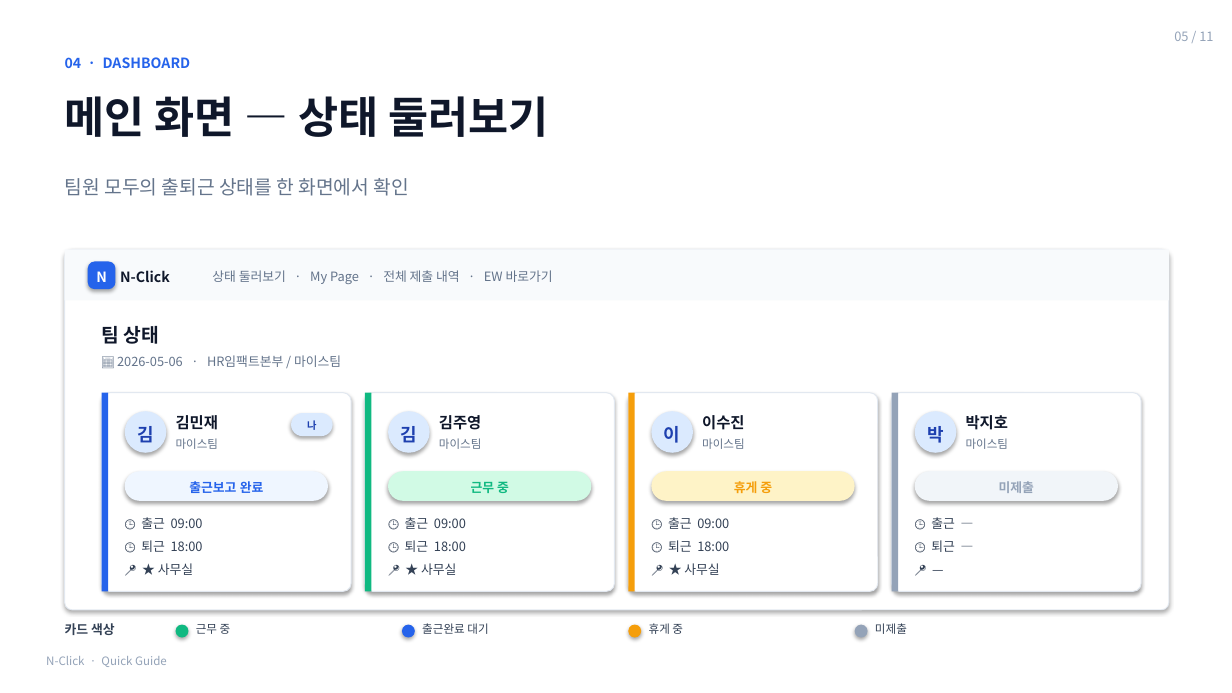
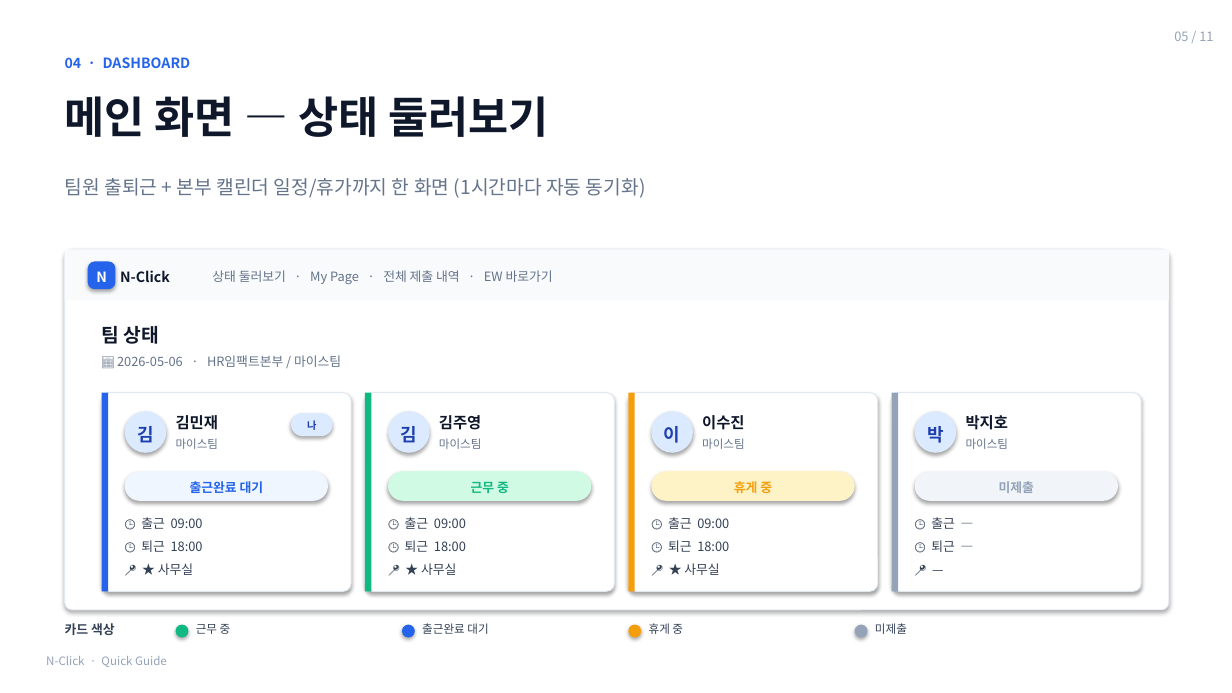
Before and after one commit to CodingJam1203/ewassistant, a slide deck: slide 5 of N-Click_가이드.pptx. Drawn at 1232x693 pixels with LibreOffice and Linux fonts; fonts in the diff are those of the drawing. Boxes give left, top, right and bottom in pixels: in the first picture for what was removed or moved away, otherwise in the second. Text is boxed around its words. In the diff, an @@ line names an element or a change of style, - is before the commit and + after.

```diff
--- a/N-Click_가이드.pptx
+++ b/N-Click_가이드.pptx
@@ text at box(65, 178, 646, 198): text changed @@
-팀원 모두의 출퇴근 상태를 한 화면에서 확인
+팀원 출퇴근 + 본부 캘린더 일정/휴가까지 한 화면 (1시간마다 자동 동기화)
@@ text at box(190, 481, 264, 493): text changed @@
-출근보고 완료
+출근완료 대기
```
Also in this commit, not shown: 3 other slides changed, 10 other files.
